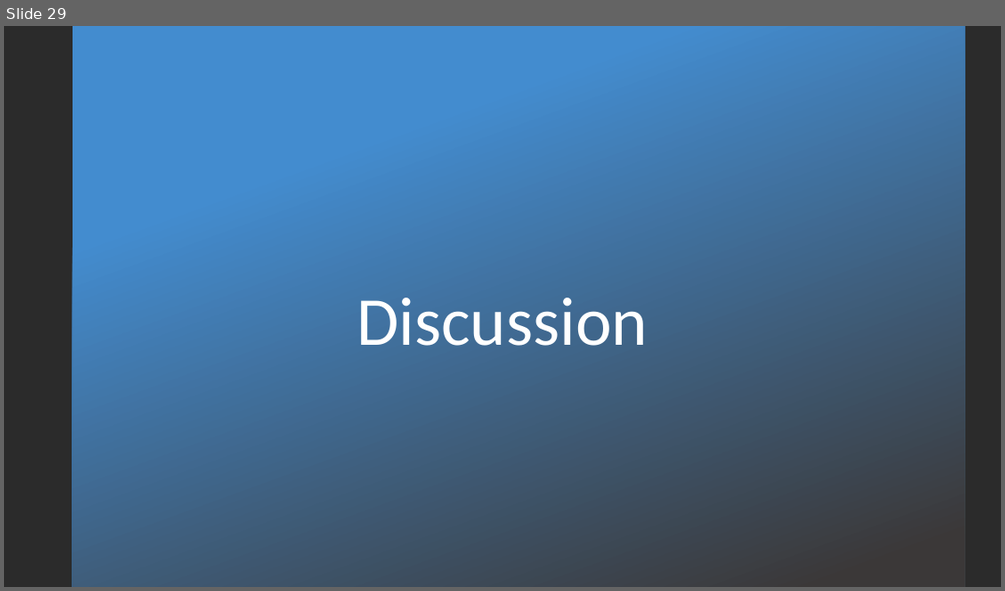
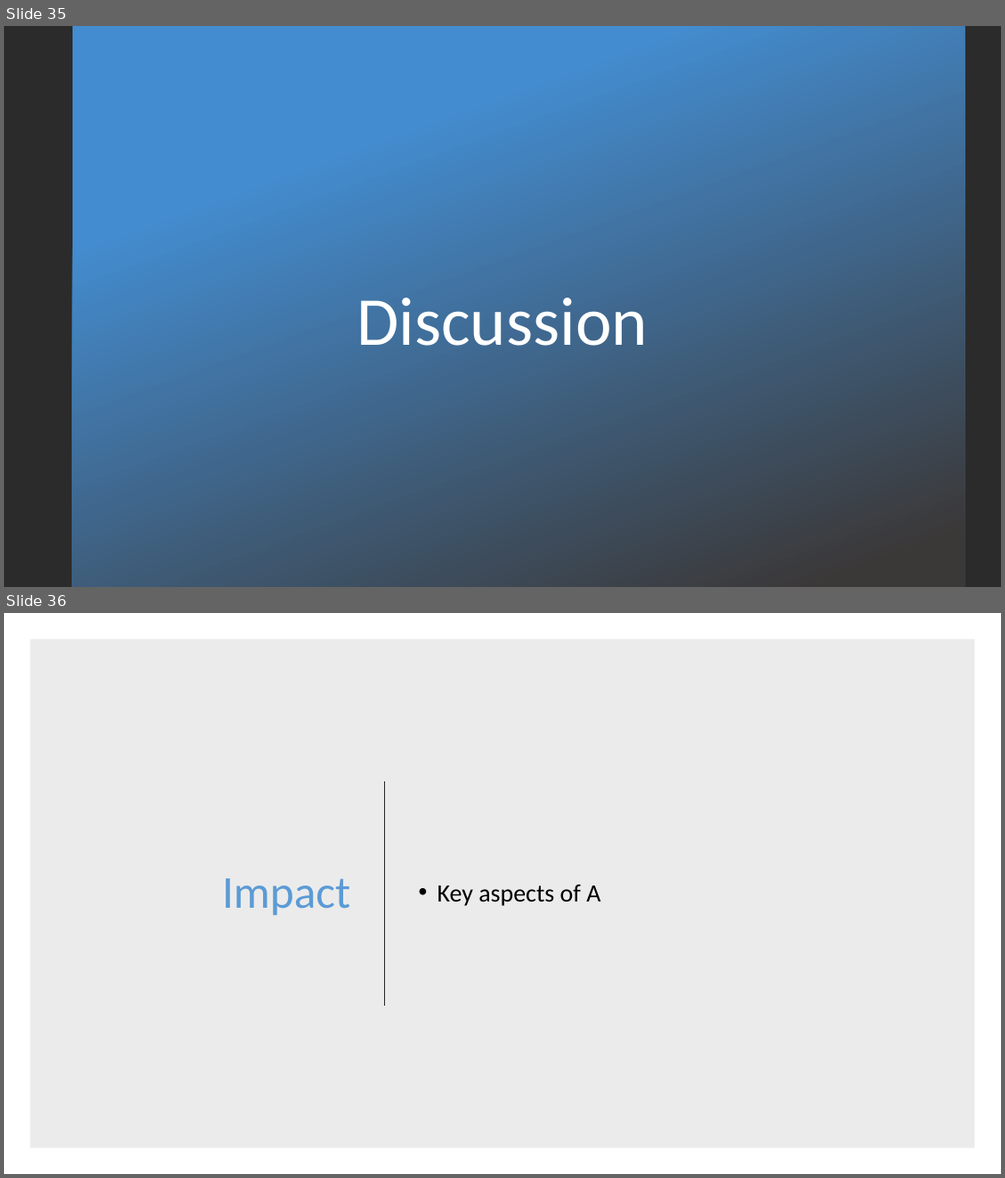
Before and after one commit to ndorilas2014/RMTProject, a slide deck: Presentation(RMT).pptx. Shown one above the other, each under a label of ours: slide 29 before the commit, slides 35 and 36 after it. The pictures are 1005x591 and 1005x1178 pixels, drawn with LibreOffice and Linux fonts; fonts in the diff are those of the drawing; background and template pictures are left out; a plain dark background stands for a picture behind light text. Boxes give left, top, right and bottom in pixels: in the first picture for what was removed or moved away, otherwise in the second. Text is boxed around its words. In the diff, an @@ line names an element or a change of style, - is before the commit and + after.

```diff
--- a/Presentation(RMT).pptx
+++ b/Presentation(RMT).pptx
@@ slide 36 added at (4,613,1001,1174), background #FFFFFF @@
@@ rectangle added at (30,639,975,1148), fill #000000 at 8% opacity @@
@@ line added from (385, 781) to (385, 1005), #262626 1.5 pt @@
@@ title added at (222,878,350,915), 44 pt, text #5B9BD5 @@
+Impact
@@ text added at (437,884,600,906), 24 pt, text #000000 @@
+• Key aspects of A
@@ what was slide 29 is now slide 35 @@
```
Also in this commit, not shown: 9 slides changed, 9 other slides added, 3 slides removed, 36 other files.
